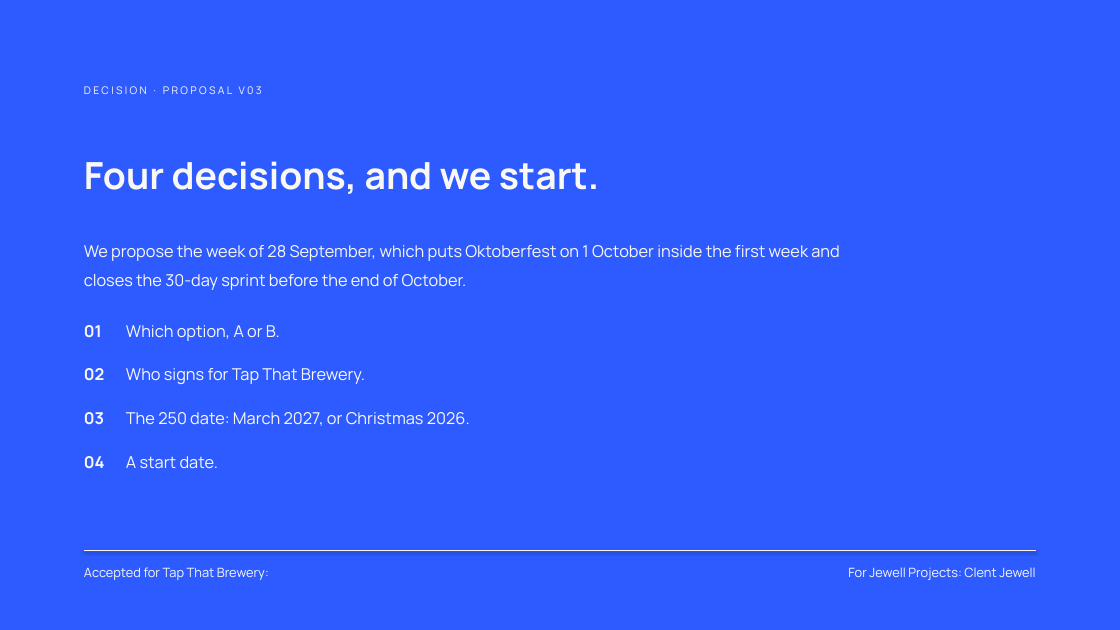
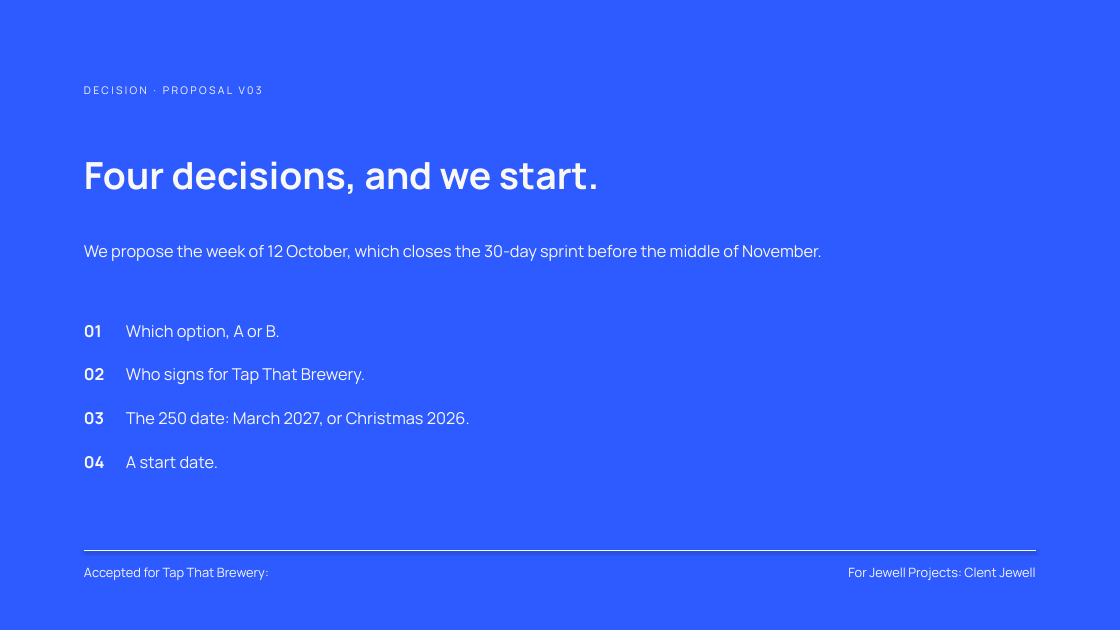
Before and after one commit to clentjewell/tapthatbrewery, a slide deck: slide 29 of 00 Admin/04 Commercial + SOW/JP_TapThat_ProposalDeck_v03.pptx (slide 30 before the commit). Drawn at 1120x630 pixels with LibreOffice and Linux fonts; fonts in the diff are those of the drawing. Boxes give left, top, right and bottom in pixels: in the first picture for what was removed or moved away, otherwise in the second. Text is boxed around its words. In the diff, an @@ line names an element or a change of style, - is before the commit and + after.

```diff
--- a/00 Admin/04 Commercial + SOW/JP_TapThat_ProposalDeck_v03.pptx
+++ b/00 Admin/04 Commercial + SOW/JP_TapThat_ProposalDeck_v03.pptx
@@ text at (x1=84, y1=245, x2=822, y2=261): text changed @@
-We propose the week of 28 September, which puts Oktoberfest on 1 October inside the first week and closes the 30-day sprint before the end of October.
+We propose the week of 12 October, which closes the 30-day sprint before the middle of November.
```
Also in this commit, not shown: 7 other slides changed, 1 slide removed, 13 other files.
